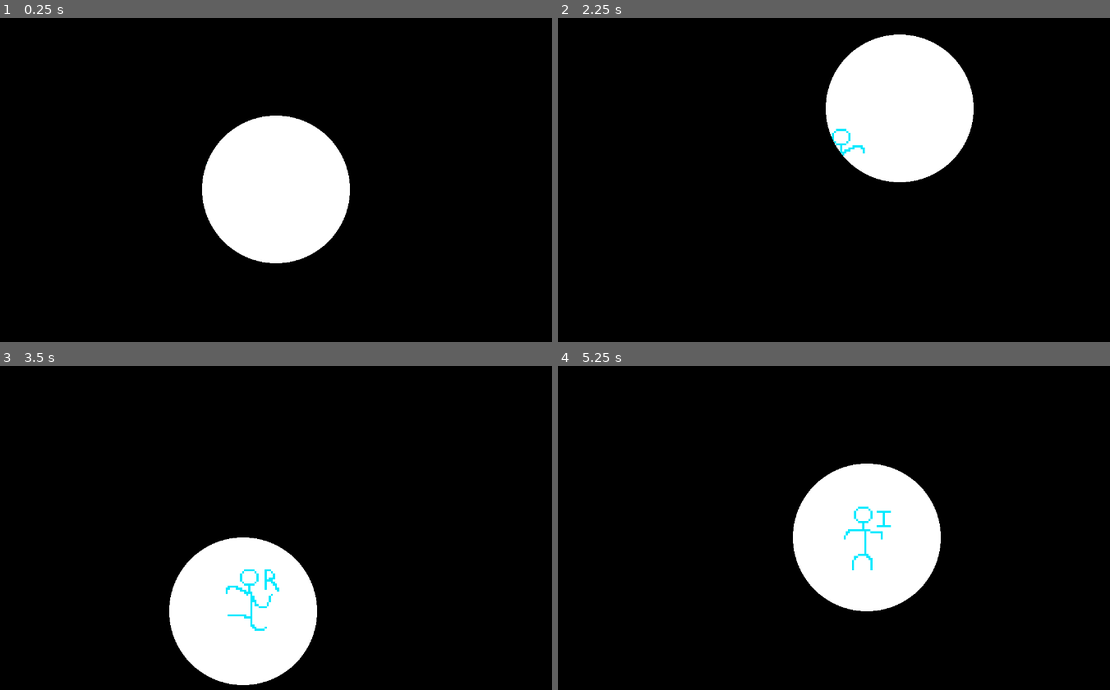
Above: before the commit, frames 1-4 (two rows, left to right).
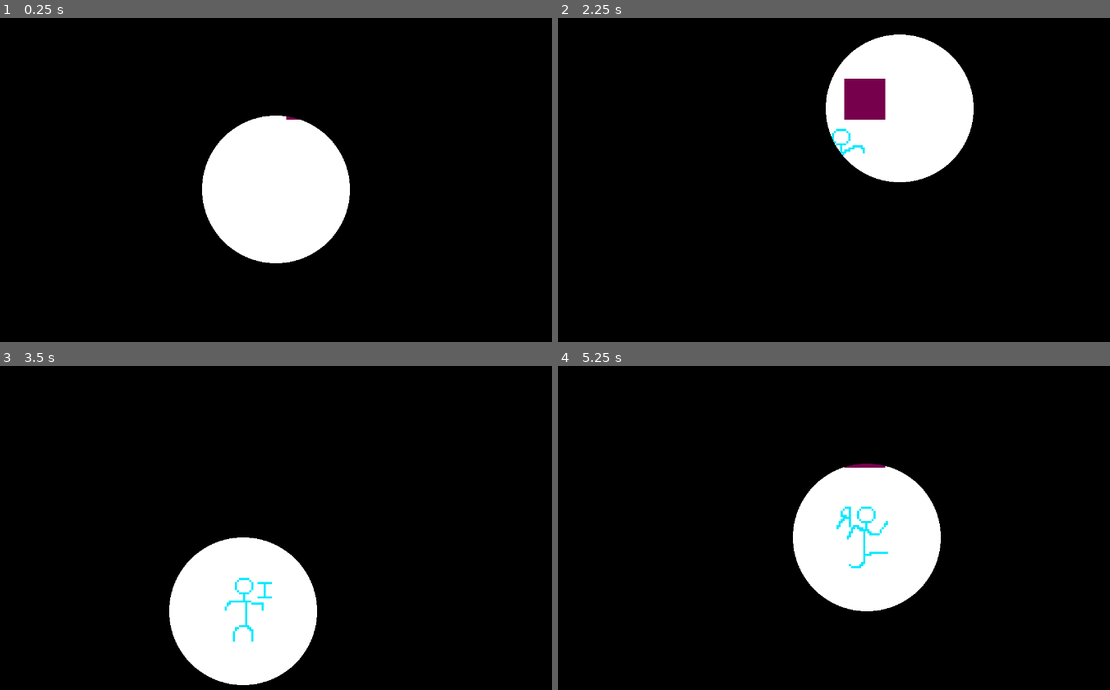
Above: after the commit, the same moments.

Repository: Akhayut/The_Light_Within_The_Dark
Game: Godot game, scene res://scenes/testScenes/map/test_map.tscn
The game is run twice, just before and just after one commit, with the same random seed, the same clock (stepped at 60 frames per second) and the same inputs.
Inputs (mouse positions are in pixels of both pictures, inside the frame that each line leads up to):
- Up to frame 1 (0.25 s): no input
- Up to frame 2 (2.25 s): move the mouse to (977, 170) at 0.52 s; move the mouse to (701, 209) at 1.27 s; tap Enter at 2 s; move the mouse to (900, 108) at 2.02 s
- Up to frame 3 (3.5 s): move the mouse to (242, 612) at 2.77 s
- Up to frame 4 (5.25 s): move the mouse to (1032, 592) at 3.52 s; move the mouse to (635, 482) at 4.27 s; tap Space at 5 s; move the mouse to (867, 537) at 5.02 s

The runs differ from the first frame. In frame 1, less than 0.1% of the frame differs, in the area x 51-55%, y 30-32%; in frame 2, 1.0%, in the area x 51-60%, y 18-32%; in frame 3, 0.6%; in frame 4, 0.6%.

Commit message:
added animations

Diff:
--- a/the-light-within-the-dark/scenes/testScenes/map/test_map.tscn
+++ b/the-light-within-the-dark/scenes/testScenes/map/test_map.tscn
@@ -13,6 +13,8 @@
 shader = ExtResource("1_gel5x")
 shader_parameter/aspect = 0.0
 shader_parameter/mousePos = Vector2(0, 0)
+
+[sub_resource type="RectangleShape2D" id="RectangleShape2D_usc7c"]
 
 [node name="test map" type="Node2D"]
 material = SubResource("ShaderMaterial_3402l")
@@ -33,3 +35,16 @@
 size_flags_horizontal = 3
 color = Color(0, 0, 0, 0)
 script = ExtResource("2_3402l")
+
+[node name="StaticBody2D" type="StaticBody2D" parent="."]
+
+[node name="CollisionShape2D" type="CollisionShape2D" parent="StaticBody2D"]
+position = Vector2(175, 46)
+shape = SubResource("RectangleShape2D_usc7c")
+
+[node name="ColorRect" type="ColorRect" parent="StaticBody2D"]
+offset_left = 165.0
+offset_top = 36.0
+offset_right = 185.0
+offset_bottom = 56.0
+color = Color(0.46807, 2.52686e-06, 0.300209, 1)
--- a/the-light-within-the-dark/scripts/scripts/characters/bangle_berry.gd
+++ b/the-light-within-the-dark/scripts/scripts/characters/bangle_berry.gd
@@ -1,6 +1,7 @@
 extends CharacterBody2D
 
 var mousePos
+var moving = false
 @export var speed = 6700
 
 
@@ -9,17 +10,29 @@
 	mousePos = get_global_mouse_position()
 	var distanceToMouse = sqrt(((global_position.x - mousePos.x)**2.0) +((global_position.y - mousePos.y)**2.0))
 
-	#flipping sprite
+	#flipping sprite/animation
 	if  mousePos.x - global_position.x > 2:
 		$sprite.flip_h = true
 	elif  mousePos.x - global_position.x < 2:
 		$sprite.flip_h = false
 
+	if abs(velocity.x) < 0.001 or abs(velocity.y) < 0.001:
+		moving = false
+	else:
+		moving = true
+
+	print(velocity)
+
+	if moving == false:
+		$sprite.animation = "idle"
+	else:
+		$sprite.animation = "walk"
+
+
+
 	#movement
 	if distanceToMouse > 2:
 		velocity = (( mousePos - global_position) / distanceToMouse) * (speed * delta)
-		$sprite.animation = "walk"
 	else:
 		velocity = Vector2(0,0)
-		$sprite.animation = "idle"
 	move_and_slide()
Not shown: 1 places in the-light-within-the-dark/scenes/testScenes/map/test_map.tscn that only renumber resources
